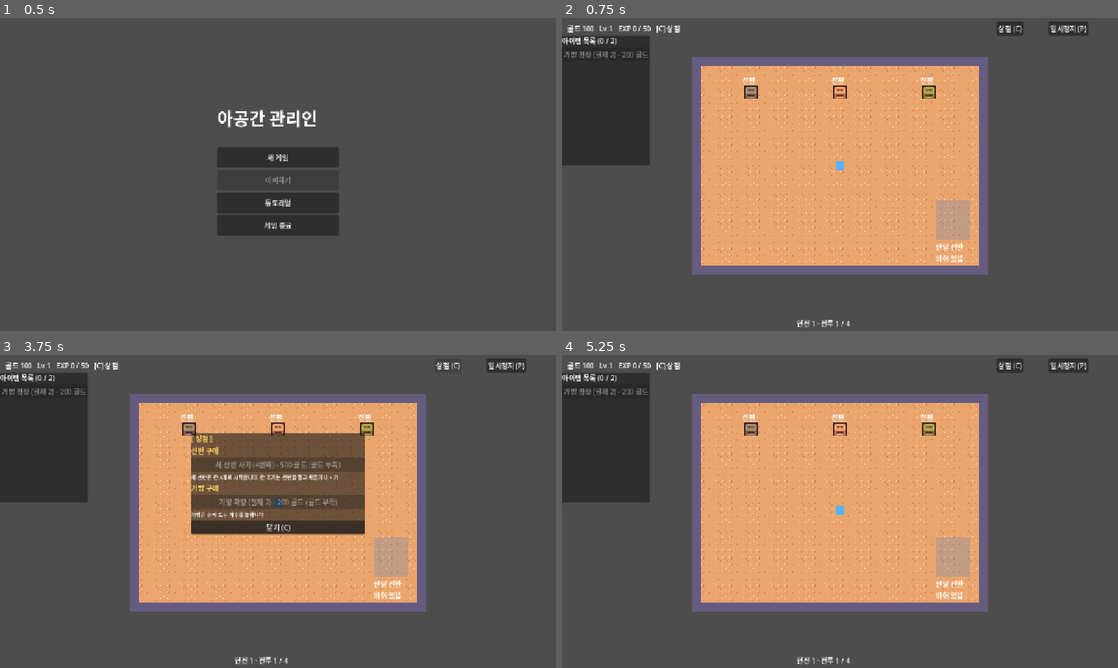
Above: before the commit, frames 1-4 (two rows, left to right).
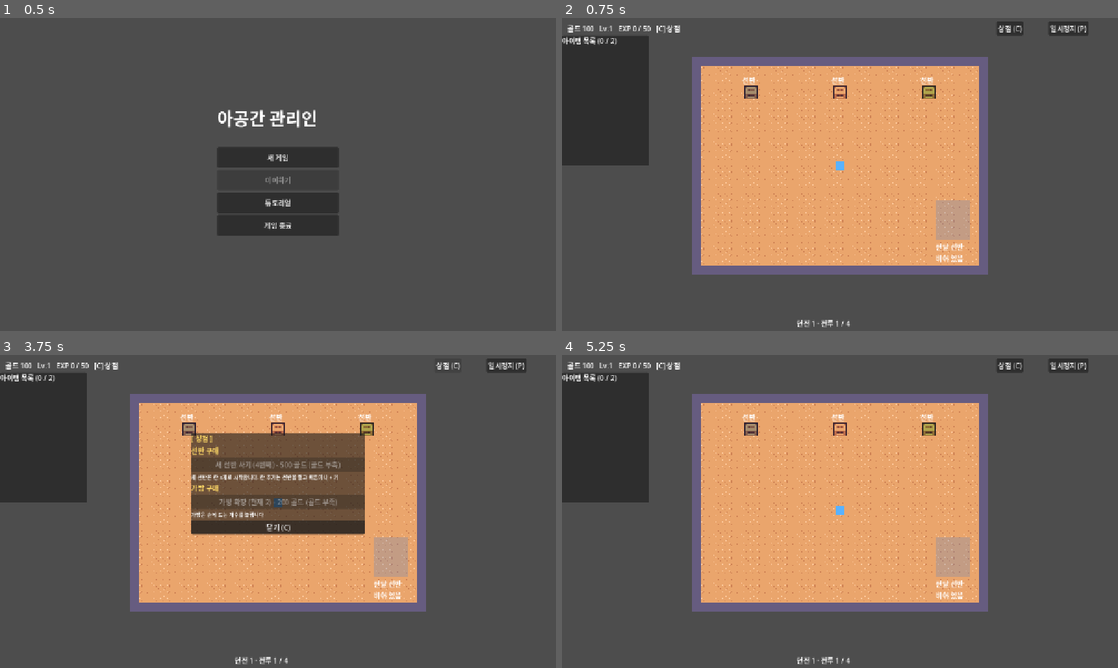
Above: after the commit, the same moments.

Repository: JaeyoungMyo/TheBetweenkeeper
Game: Godot game, scene res://scenes/main_menu.tscn
The game is run twice, just before and just after one commit, with the same random seed, the same clock (stepped at 60 frames per second) and the same inputs.
Inputs (mouse positions are in pixels of both pictures, inside the frame that each line leads up to):
- Up to frame 1 (0.5 s): no input
- Up to frame 2 (0.75 s): click "새 게임" at 0.5 s
- Up to frame 3 (3.75 s): click "일시정지 (P)" at 1.25 s; click "계속하기 (P)" at 2 s; click "계속하기 (P)" at 2.75 s; click "상점 (C)" at 3.5 s
- Up to frame 4 (5.25 s): click "닫기 (C)" at 4.25 s; tap Enter (shelf_take) at 5 s; drag from (840, 511) to (895, 442) at 5.02 s

Frame 1 is identical in both runs. In frame 2, 0.2% of the frame differs, in the area x 0-16%, y 5-48%; in frame 3, 0.2%; in frame 4, 0.2%.

Commit message:
아이템 목록의 가방 확장 버튼 제거 (가방은 상점에서만 구매)
Co-Authored-By: Claude Haiku 5.5 <noreply@anthropic.com>
Claude-Session: https://claude.ai/code/session_0121nzt2UG16d76XWYTLiz1b

Diff:
--- a/scripts/ui/item_list_panel.gd
+++ b/scripts/ui/item_list_panel.gd
@@ -23,15 +23,7 @@
 	_box.add_child(title)
 	for item in items:
 		_box.add_child(make_entry(item))
-	# 가방 확장 (운반 개수) 은 목록 아래에 둔다
-	var bag := Button.new()
-	bag.name = "bag-expand-button"
-	var price := EconomyManager.bag_price(ItemManager)
-	bag.text = "가방 확장 (현재 %d) - %s" % [ItemManager.bag_size, "최대" if price < 0 else "%d 골드" % price]
-	bag.disabled = price < 0 or price > EconomyManager.gold()
-	bag.focus_mode = Control.FOCUS_NONE
-	bag.pressed.connect(func() -> void: EconomyManager.buy_bag(ItemManager))
-	_box.add_child(bag)
+	# 가방 확장은 상점(C)에서만 살 수 있다 (목록에는 버튼을 두지 않는다)
 
 
 static func describe(items: Array) -> String:
Not shown, changed: TEST.md
Not shown, changed: aidlc-docs/audit.md
